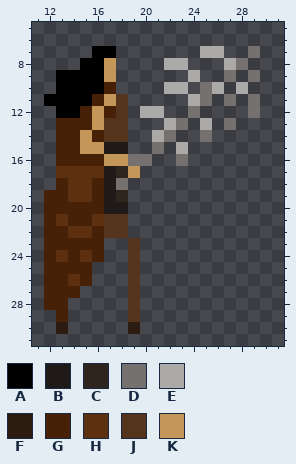
One commit to this pixel-art sprite: Duel/media/knight/knight_swing_1.png. Above is the file before it was changed.
The file is 32x32 pixels. Shown: x 11..31, y 5..31.
Palette (. is transparent): A #000000  B #1f1a17  C #2e251f  D #74716e  E #acaaa8  F #2b1b10  G #462107  H #5d3010  J #55341d  K #c49758
Pixels before, first column x 12:
 7 ....AA.......EE..D
 8 ...AAK....EE...ED.
 9 .AAAAK......E..D.D
10 .AAAAG....EE.DE.E.
11 AAAAGKJ.....ED.D.D
12 .AAGKGJ.EE..D....D
13 .GGGKJJ...ED.E.D..
14 .GGKGJJ..ED..D....
15 .GGKKBB..D.E......
16 .GGGGKKDD..D......
17 .HHHHBCK..........
18 .GHHGBD...........
19 GGHHGBC...........
20 GGGGGBB...........
21 GHGGHJJ...........
22 GGHHGJJ...........
23 GGGGG..J..........
24 GHGHG..J..........
25 GGGG...J..........
26 GGHG...J..........
27 GGG....J..........
28 GG.....J..........
29 .G.....J..........
30 .F.....F..........
Now the later version:
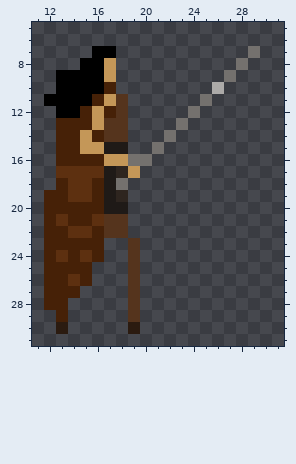
Change:
Colour D is removed in row 9 at x 29; in row 10 at x 25; in row 11 at x 27 and 29; in row 12 at x 29; in row 13 at x 27; in row 14 at x 25.
Colour D is removed in row 16 at x 23.
Colour E is removed in row 7 at x 25 to 26; in row 8 at x 22 to 23 and 27; in row 9 at x 24; in row 10 at x 22 to 23 and 28; in row 11 at x 24; in row 12 at x 20 to 21.
Colour E is removed in row 13 at x 22 and 25; in row 14 at x 21; in row 15 at x 23.
Pixel boxes of the changes (left, top, right, bottom) in both pictures:
erased: (140, 46, 260, 166)
